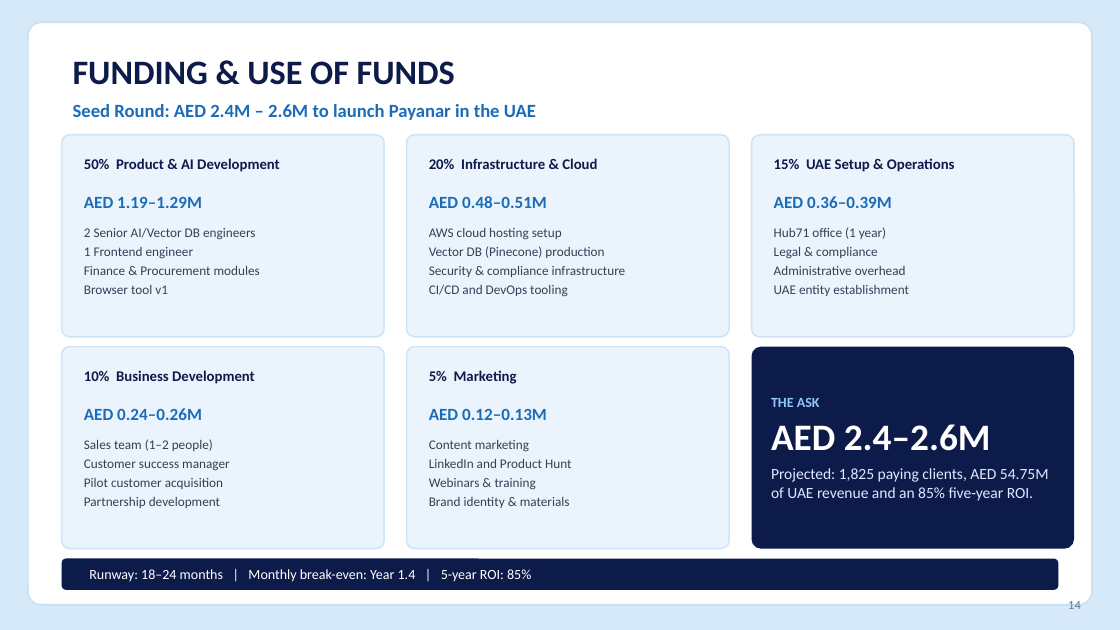
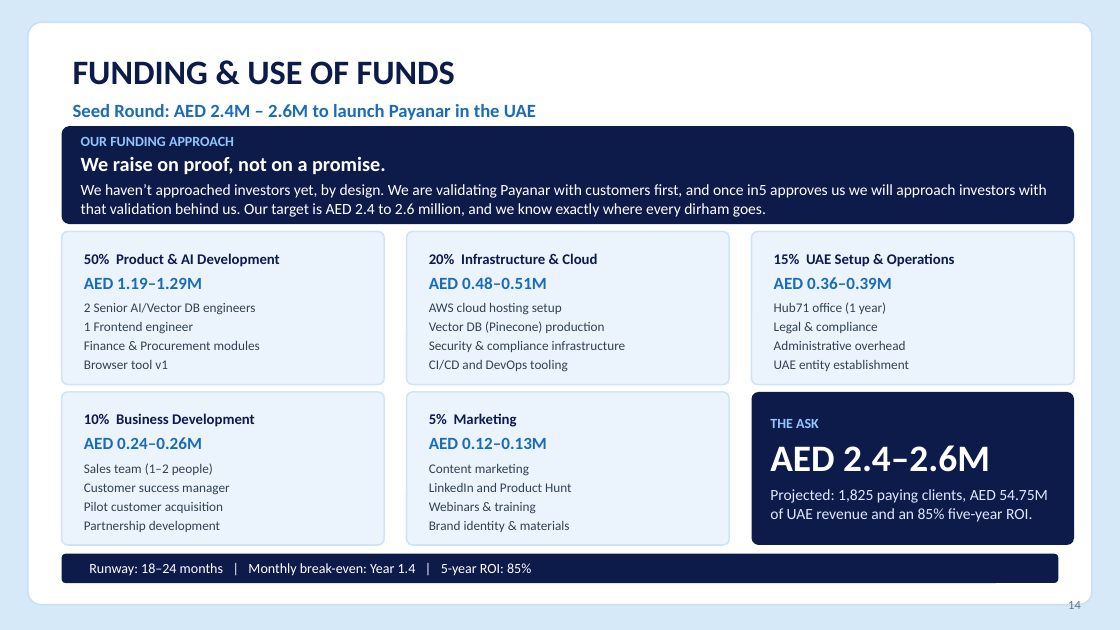
Before and after one commit to bhuvaness/MAA-ERP, a slide deck: slide 14 of payanarsstype-designer/docs/Payanar_Pitch_Deck_Final.pptx. Drawn at 1120x630 pixels with LibreOffice and Linux fonts; fonts in the diff are those of the drawing. Boxes give left, top, right and bottom in pixels: in the first picture for what was removed or moved away, otherwise in the second. Text is boxed around its words. In the diff, an @@ line names an element or a change of style, - is before the commit and + after.

```diff
--- a/payanarsstype-designer/docs/Payanar_Pitch_Deck_Final.pptx
+++ b/payanarsstype-designer/docs/Payanar_Pitch_Deck_Final.pptx
@@ rounded rectangle added at [62,127,1074,224], fill #0D1B4B, 10 pt, text #FFFFFF @@
+OUR FUNDING APPROACH
+We raise on proof, not on a promise.
+We haven’t approached investors yet, by design. We are validating Payanar with customers first, and once in5 approves us we will approach investors with that validation behind us. Our target is AED 2.4 to 2.6 million, and we know exactly where every dirham goes.
@@ rounded rectangle: place and size @@
-rounded rectangle at [62,134,384,336]
+rounded rectangle at [62,232,384,385]
@@ rounded rectangle: place and size @@
-rounded rectangle at [407,134,729,336]
+rounded rectangle at [407,232,729,385]
@@ rounded rectangle: place and size @@
-rounded rectangle at [752,134,1074,336]
+rounded rectangle at [752,232,1074,385]
@@ 3 texts: place and size @@
-3 texts at [84,158,955,172]
+3 texts at [84,253,955,267]
@@ 3 texts: place and size @@
-3 texts at [84,196,892,208]
+3 texts at [84,277,892,289]
@@ text "2 Senior AI/Vector DB engineers": place and size @@
-text "2 Senior AI/Vector DB engineers" at [84,228,260,294]
+text "2 Senior AI/Vector DB engineers" at [84,303,260,369]
@@ text "AWS cloud hosting setup": place and size @@
-text "AWS cloud hosting setup" at [429,228,626,297]
+text "AWS cloud hosting setup" at [429,303,626,372]
@@ text "Hub71 office (1 year)": place and size @@
-text "Hub71 office (1 year)" at [774,227,909,296]
+text "Hub71 office (1 year)" at [774,302,909,371]
@@ rounded rectangle: place and size @@
-rounded rectangle at [62,346,384,548]
+rounded rectangle at [62,392,384,545]
@@ text "10% Business Development": place and size @@
-text "10% Business Development" at [84,370,255,384]
+text "10% Business Development" at [84,413,255,427]
@@ rounded rectangle: place and size @@
-rounded rectangle at [407,346,729,548]
+rounded rectangle at [407,392,729,545]
@@ text "5% Marketing": place and size @@
-text "5% Marketing" at [429,370,517,384]
+text "5% Marketing" at [429,413,517,427]
@@ rounded rectangle "THE ASK": place and size @@
-rounded rectangle "THE ASK" at [752,346,1074,548]
+rounded rectangle "THE ASK" at [752,392,1074,545]
@@ text "AED 0.24–0.26M": place and size @@
-text "AED 0.24–0.26M" at [84,408,202,420]
+text "AED 0.24–0.26M" at [84,437,202,449]
@@ text "AED 0.12–0.13M": place and size @@
-text "AED 0.12–0.13M" at [429,409,547,420]
+text "AED 0.12–0.13M" at [429,438,547,449]
@@ text "Sales team (1–2 people)": place and size @@
-text "Sales team (1–2 people)" at [84,439,230,508]
+text "Sales team (1–2 people)" at [84,463,230,532]
@@ text "Content marketing": place and size @@
-text "Content marketing" at [429,440,571,508]
+text "Content marketing" at [429,464,571,532]
@@ rounded rectangle: place and size @@
-rounded rectangle at [62,559,1058,590]
+rounded rectangle at [62,553,1058,582]
@@ text "Runway: 18–24 months | Monthly ...": place and size @@
-text "Runway: 18–24 months | Monthly ..." at [89,569,531,582]
+text "Runway: 18–24 months | Monthly ..." at [89,563,531,576]
```
Also in this commit, not shown: 4 other slides changed, 3 other files.
